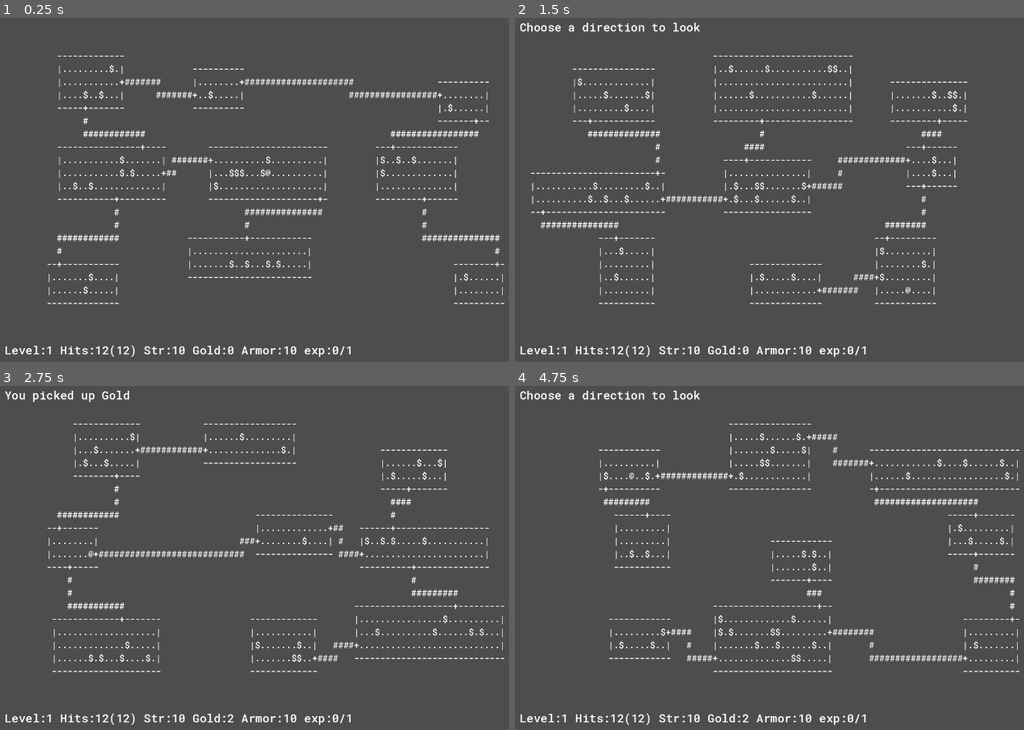
Above: before the commit, frames 1-4 (two rows, left to right).
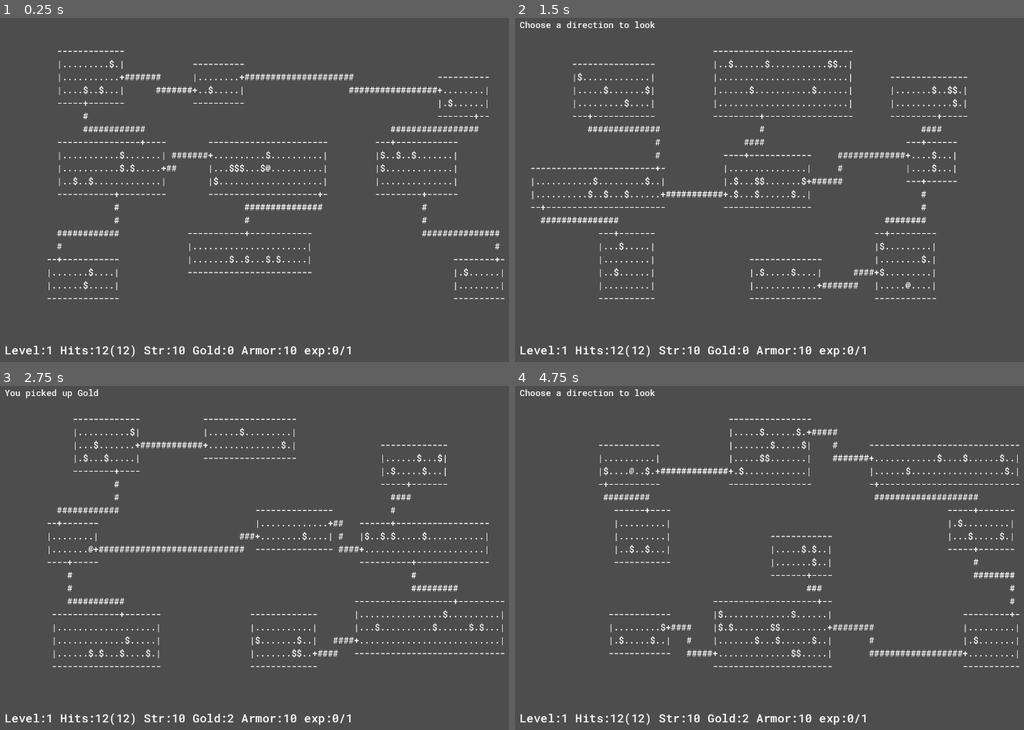
Above: after the commit, the same moments.

Repository: Kristjan-Kessel/GodotRogue
Game: Godot game, scene res://Scenes/main.tscn
Same seed, same stepped clock (60 frames per second), same inputs: the game is played once before the commit and once after it.
Inputs:
- Up to frame 1 (0.25 s): no input
- Up to frame 2 (1.5 s): tap Enter (ui_accept) at 0.5, 0.77, 1.25 s; hold Right (ui_right) 0.53-1.28 s; tap Space (continue) at 0.6 s; hold Down (ui_down) from 1.28 s (still down); tap F (command_find) at 1.35 s
- Up to frame 3 (2.75 s): tap Enter (ui_accept) at 1.52 s; tap Space (continue) at 1.55, 2, 2.3 s; release Down (ui_down) at 2.03 s; hold Right (ui_right) from 2.03 s (still down); tap . (command_rest) at 2.1 s
- Up to frame 4 (4.75 s): release Right (ui_right) at 2.78 s; hold Up (ui_up) 2.78-3.53 s; tap Space (continue) at 2.85, 3.6, 4.25, 4.55 s; tap Enter (ui_accept) at 3.02, 3.5, 3.77, 4.52 s; hold Left (ui_left) from 3.53 s (still down); tap F (command_find) at 4.35 s

The runs differ from the first frame. In frame 1, 6.7% of the frame differs, in the area x 9-100%, y 9-84%; in frame 2, 6.6%; in frame 3, 6.5%; in frame 4, 6.6%.

Commit message:
rework log so its in the same text as the map

Diff:
--- a/Scenes/main.tscn
+++ b/Scenes/main.tscn
@@ -18,11 +18,6 @@
 offset_bottom = 707.0
 grow_horizontal = 2
 script = ExtResource("2_vud5e")
-
-[node name="LogLabel" type="Label" parent="UI"]
-layout_mode = 2
-theme_override_fonts/font = ExtResource("3_hncvb")
-theme_override_font_sizes/font_size = 24
 
 [node name="MapLabel" type="Label" parent="UI"]
 layout_mode = 2
@@ -45,8 +40,8 @@
 position = Vector2(638, 362)
 
 [connection signal="action_taken" from="Player" to="." method="on_action_taken"]
-[connection signal="close_menu" from="Player" to="." method="_on_player_close_menu"]
 [connection signal="command_find" from="Player" to="." method="_on_player_command_find"]
 [connection signal="log_message" from="Player" to="." method="_on_player_log_message"]
 [connection signal="open_inventory" from="Player" to="." method="_on_player_open_inventory"]
 [connection signal="player_move" from="Player" to="." method="_on_player_move"]
+[connection signal="render_map" from="Player" to="." method="_on_player_render_map"]
--- a/Scripts/main.gd
+++ b/Scripts/main.gd
@@ -4,6 +4,8 @@
 @onready var level = $UI/MapLabel
 @onready var player = $Player
 @onready var ui = $UI
+
+var log_message = ""
 
 var test_map = [
 	["","|", "-", "-", "|", " ", " ", " ", "|", "-", "-", "|"],
@@ -31,7 +33,7 @@
 	render_map()
 
 func render_map():
-	var map_str = ""
+	var map_str = log_message+"\n"
 	for y in range(map_data.size()):
 		for x in range(map_data[y].size()):
 			var tile = map_data[y][x]
@@ -60,7 +62,7 @@
 	move_player(new_position)
 
 func move_player(new_position: Vector2) -> bool:
-	ui.set_log_message("")
+	log_message = ""
 
 	new_position.x = clamp(new_position.x, 0, Globals.map_width - 1)
 	new_position.y = clamp(new_position.y, 0, Globals.map_height - 1)
@@ -75,9 +77,9 @@
 		if target_tile.item != null:
 			var item = target_tile.item
 			item.on_pickup(player, target_tile)
-			ui.set_log_message("You picked up "+item.label)
+			log_message = "You picked up "+item.label
 			target_tile.item = null
-	#ui.set_log_message("You moved to " + str(player.position))
+
 	on_action_taken();
 	return moved
 
@@ -86,7 +88,8 @@
 	ui.update_stats(player)
 
 func _on_player_log_message(new_message: Variant) -> void:
-	ui.set_log_message(new_message)
+	log_message = new_message
+	render_map()
 
 func _on_player_command_find(direction: Vector2) -> void:
 	var bypass_important = true
@@ -101,11 +104,11 @@
 		var right_tile = get_tile(player.position + right_direction)
 
 		if !bypass_important:
-			if left_tile.is_important:
+			if left_tile.is_interesting():
 				break
-			if right_tile.is_important:
+			if right_tile.is_interesting():
 				break
-			if next_tile.is_important:
+			if next_tile.is_interesting():
 				break
 		bypass_important = false
 		var moved = move_player(new_position)
@@ -123,10 +126,9 @@
 				break
 
 
-
 func _on_player_open_inventory() -> void:
 	render_inventory()
 
-func _on_player_close_menu() -> void:
+func _on_player_render_map() -> void:
 	render_map()
 	ui.update_stats(player)
--- a/Scripts/player.gd
+++ b/Scripts/player.gd
@@ -5,7 +5,7 @@
 signal log_message(new_message)
 signal command_find(direction)
 signal open_inventory()
-signal close_menu()
+signal render_map()
 
 var ascii = Constants.PLAYER
 
@@ -62,7 +62,7 @@
 	if current_command == CommandType.INVENTORY:
 		if Input.is_action_just_pressed("continue"):
 			current_command = CommandType.NONE
-			close_menu.emit()
+			render_map.emit()
 
 	if current_command == CommandType.MOVE:
 		var new_direction = Vector2.ZERO
--- a/Scripts/tile.gd
+++ b/Scripts/tile.gd
@@ -13,3 +13,6 @@
 	is_walkable = _is_walkable
 	ascii = _ascii
 	is_important = _important
+
+func is_interesting() -> bool:
+	return is_important || item != null || entity != null
--- a/Scripts/ui.gd
+++ b/Scripts/ui.gd
@@ -1,13 +1,9 @@
 extends Control
 
 @onready var stats_label = $StatsLabel
-@onready var log_label = $LogLabel
 
 func update_stats(ps):
 	stats_label.text = "Level:%d Hits:%d(%d) Str:%d Gold:%d Armor:%d exp:%d/%d" % [ps.level, ps.current_hp, ps.max_hp, ps.strength, ps.gold, ps.armor, ps.current_exp, ps.max_exp]
 
 func set_stats_message(message):
 	stats_label.text = message
-
-func set_log_message(message):
-	log_label.text = message
